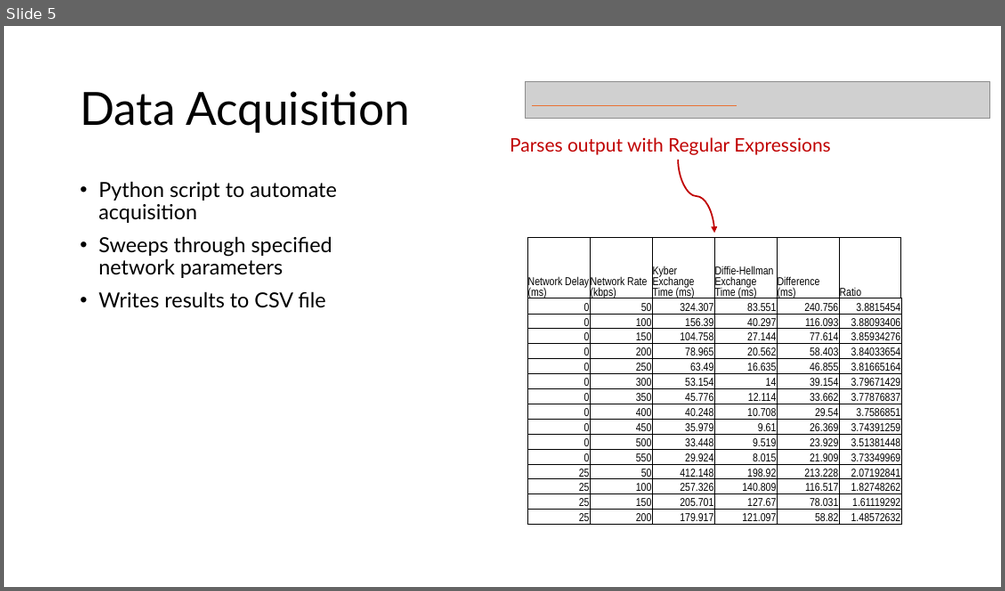
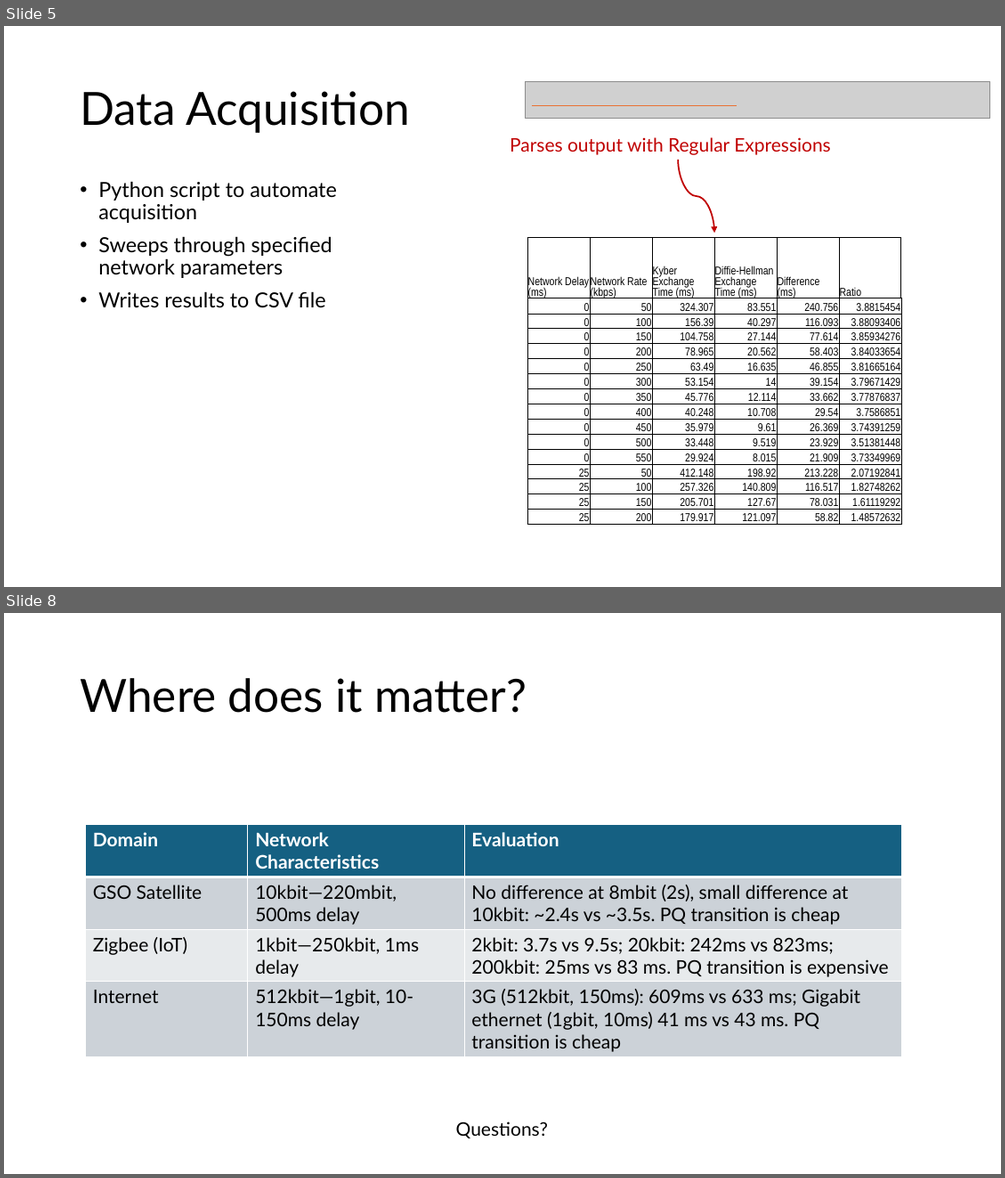
Before and after one commit to mealycpp/ECE4301_Fall2025, a slide deck: Group D/Joshua Deckman & Jack Pearson/final-project/presentation/presentation-slides.pptx. Shown one above the other, each under a label of ours: slide 5 before the commit, slides 5 and 8 after it; the slides between them are not shown. The pictures are 1005x591 and 1005x1178 pixels, drawn with LibreOffice and Linux fonts; fonts in the diff are those of the drawing; grey boxes stand for pictures. Boxes give left, top, right and bottom in pixels: in the first picture for what was removed or moved away, otherwise in the second. Text is boxed around its words. In the diff, an @@ line names an element or a change of style, - is before the commit and + after.

```diff
--- a/Group D/Joshua Deckman & Jack Pearson/final-project/presentation/presentation-slides.pptx
+++ b/Group D/Joshua Deckman & Jack Pearson/final-project/presentation/presentation-slides.pptx
@@ slide 8 added at bbox=[4, 613, 1001, 1174], background #FFFFFF @@
@@ title added at bbox=[80, 678, 526, 713], 44 pt, text #000000 @@
+Where does it matter?
@@ table added at bbox=[86, 825, 902, 1056], 4 rows, 3 columns @@
+Domain | Network Characteristics | Evaluation
+GSO Satellite | 10kbit—220mbit, 500ms delay | No difference at 8mbit (2s), small difference at 10kbit: ~2.4s vs ~3.5s. PQ transition is cheap
+Zigbee (IoT) | 1kbit—250kbit, 1ms delay | 2kbit: 3.7s vs 9.5s; 20kbit: 242ms vs 823ms; 200kbit: 25ms vs 83 ms. PQ transition is expensive
+Internet | 512kbit—1gbit, 10-150ms delay | 3G (512kbit, 150ms): 609ms vs 633 ms; Gigabit ethernet (1gbit, 10ms) 41 ms vs 43 ms. PQ transition is cheap
@@ text added at bbox=[456, 1121, 548, 1138], 18 pt, text #000000 @@
+Questions?
```
Also in this commit, not shown: 3 slides changed, 1 slide removed.
